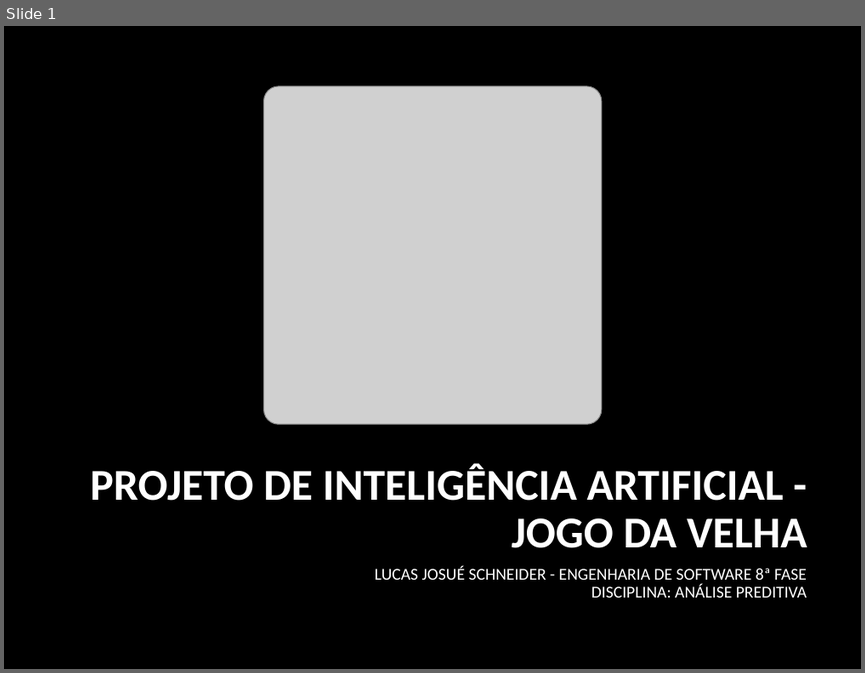
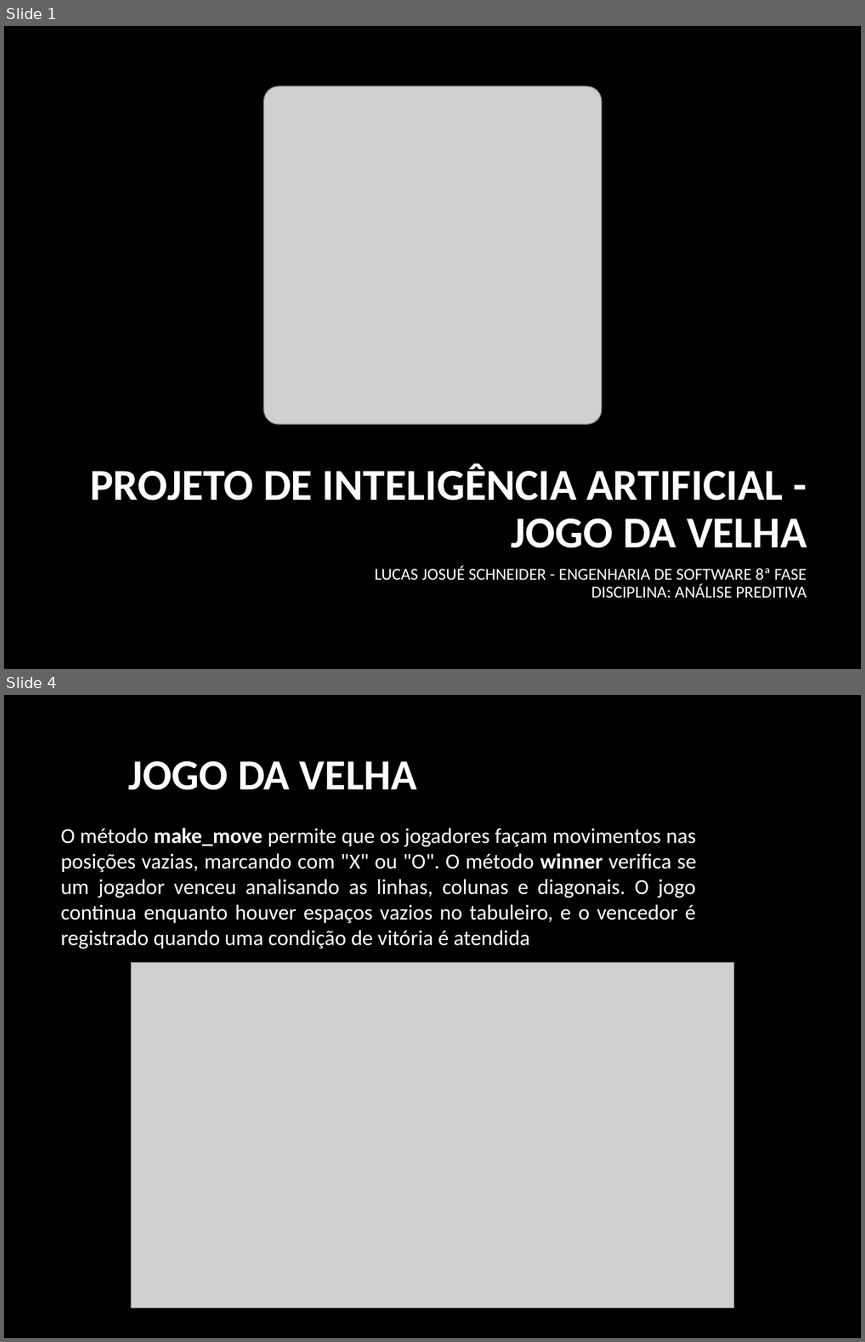
Before and after one commit to lucas521241/N1_VANESSA_8, a slide deck: data/Jogo_da_Velha_IA_Lucas.pptx. Shown one above the other, each under a label of ours: slide 1 before the commit, slides 1 and 4 after it; the slides between them are not shown. The pictures are 865x673 and 865x1342 pixels, drawn with LibreOffice and Linux fonts; fonts in the diff are those of the drawing; grey boxes stand for pictures; background and template pictures are left out. Boxes give left, top, right and bottom in pixels: in the first picture for what was removed or moved away, otherwise in the second. Text is boxed around its words. In the diff, an @@ line names an element or a change of style, - is before the commit and + after.

```diff
--- a/data/Jogo_da_Velha_IA_Lucas.pptx
+++ b/data/Jogo_da_Velha_IA_Lucas.pptx
@@ slide 4 added at box(4, 695, 861, 1338), background picture (left out) @@
@@ title added at box(129, 761, 417, 790), 36 pt, text #FFFFFF, bold @@
+JOGO DA VELHA
@@ text added at box(61, 828, 696, 949), 18 pt, text #FFFFFF @@
+O método make_move permite que os jogadores façam movimentos nas posições vazias, marcando com "X" ou "O". O método winner verifica se um jogador venceu analisando as linhas, colunas e diagonais. O jogo continua enquanto houver espaços vazios no tabuleiro, e o vencedor é registrado quando uma condição de vitória é atendida
@@ picture added at box(131, 962, 734, 1308) @@
```
Also in this commit, not shown: 5 slides changed, 7 other slides added, 1 slide removed, 4 other files.
